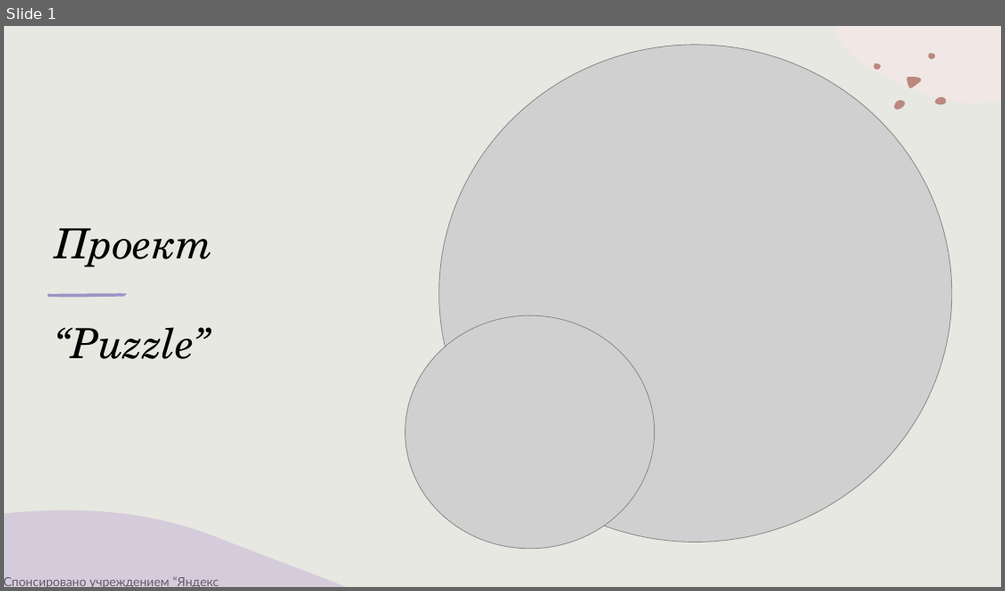
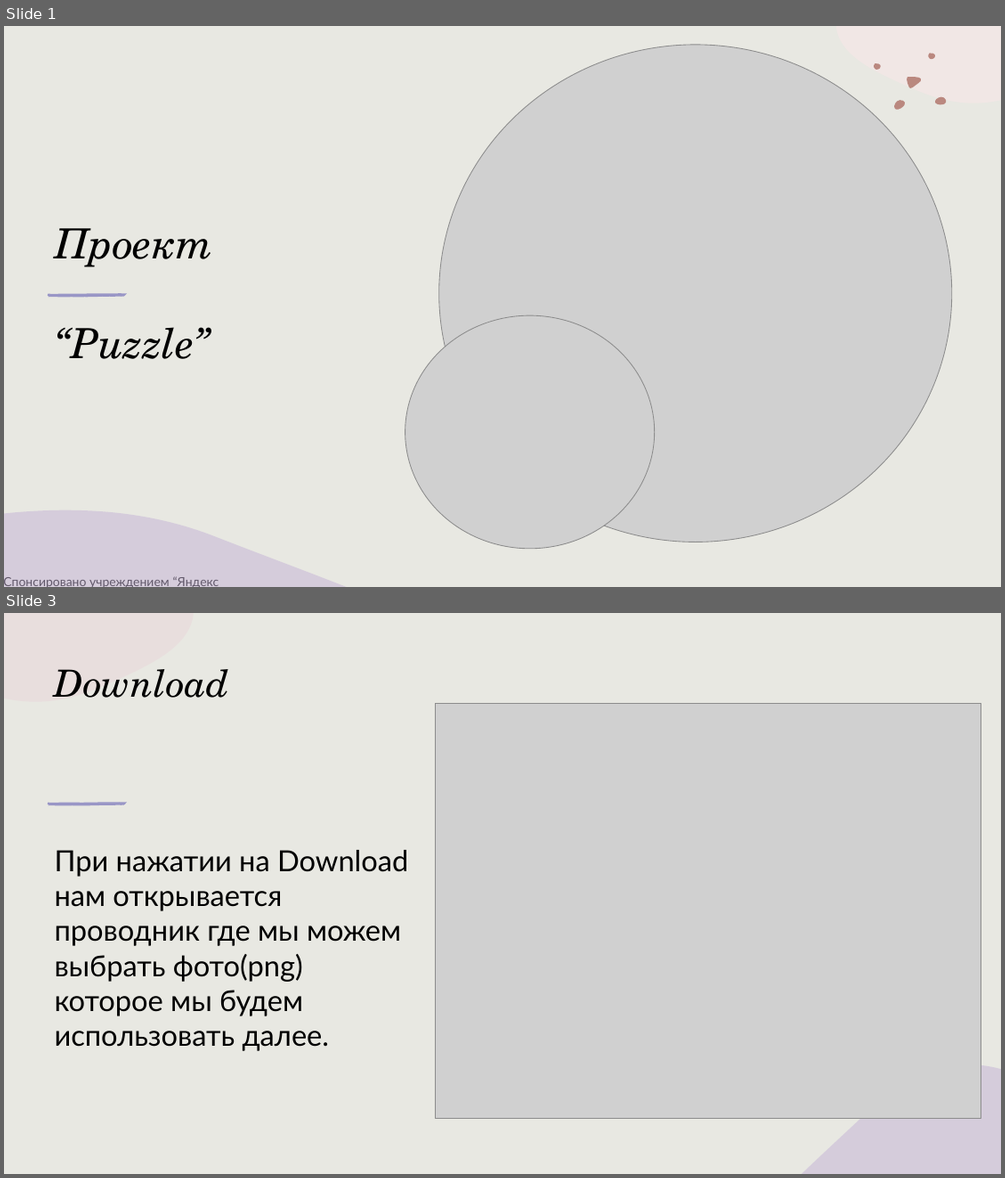
Before and after one commit to OP2RA/My_QT_project-, a slide deck: Проект_Паззл.pptx. Shown one above the other, each under a label of ours: slide 1 before the commit, slides 1 and 3 after it; the slides between them are not shown. The pictures are 1005x591 and 1005x1178 pixels, drawn with LibreOffice and Linux fonts; fonts in the diff are those of the drawing; grey boxes stand for pictures. Boxes give left, top, right and bottom in pixels: in the first picture for what was removed or moved away, otherwise in the second. Text is boxed around its words. In the diff, an @@ line names an element or a change of style, - is before the commit and + after.

```diff
--- a/Проект_Паззл.pptx
+++ b/Проект_Паззл.pptx
@@ slide 3 added at <box>4,613,1001,1174</box>, background #E8E8E2; not listed: 2 template elements that a slide beside it also shows @@
@@ title added at <box>55,669,229,698</box>, 36 pt, text #000000, italic @@
+Download
@@ picture added at <box>436,703,981,1118</box> @@
@@ group added at <box>48,803,127,806</box>: 5 freeform shapes @@
@@ text added at <box>55,850,408,1051</box>, 28 pt, text #000000 @@
+При нажатии на Download нам открывается проводник где мы можем выбрать фото(png) которое мы будем использовать далее.
```
Also in this commit, not shown: 2 other slides added.
